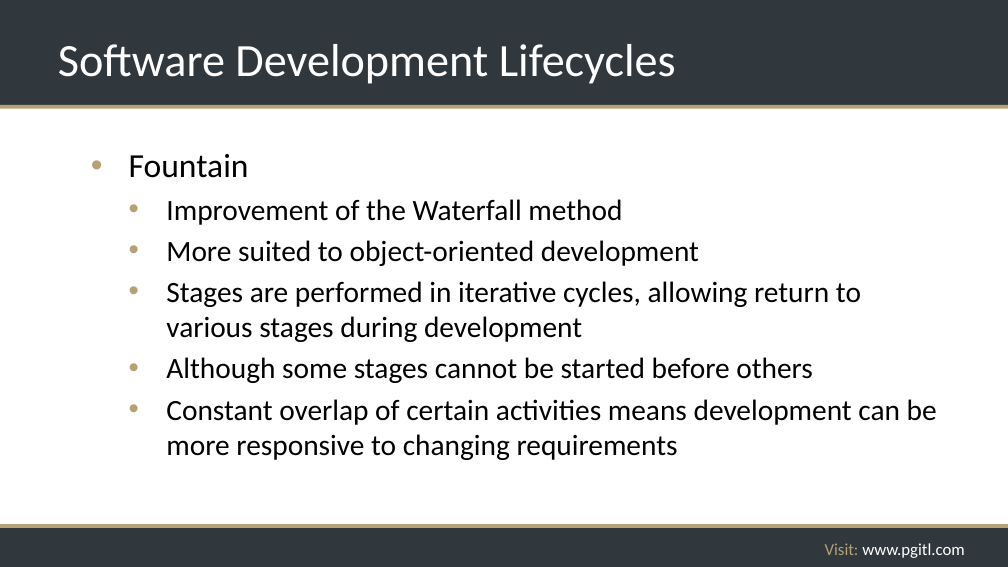
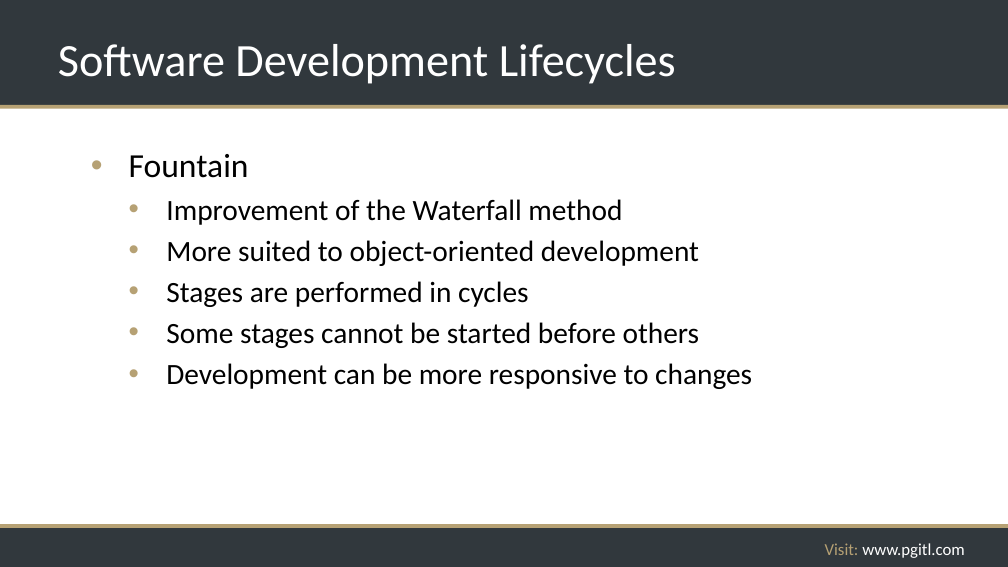
Before and after one commit to rikkouri/project-a, a slide deck: slide 188 of Programming Foundations.pptx (slide 183 before the commit). Drawn at 1008x567 pixels with LibreOffice and Linux fonts; fonts in the diff are those of the drawing; background and template pictures are left out. Boxes give left, top, right and bottom in pixels: in the first picture for what was removed or moved away, otherwise in the second. Text is boxed around its words. In the diff, an @@ line names an element or a change of style, - is before the commit and + after.

```diff
--- a/Programming Foundations.pptx
+++ b/Programming Foundations.pptx
@@ text at (166, 281, 752, 389): text changed @@
-  • Stages are performed in iterative cycles, allowing return to various stages during development
-  • Although some stages cannot be started before others
-  • Constant overlap of certain activities means development can be more responsive to changing requirements
+  • Stages are performed in cycles
+  • Some stages cannot be started before others
+  • Development can be more responsive to changes
```
Also in this commit, not shown: 28 other slides changed, 15 slides added, 1 slide removed.
